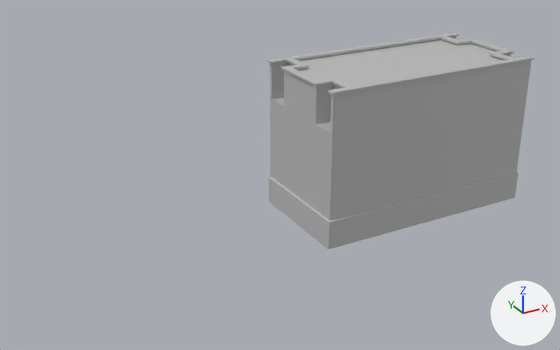
Before and after pictures for a commit that changed the FBX model Assets/Files/Models/Buildings/Rural Buildings/RuralBuilding_02.fbx.
Before and after are seen from a 50 mm camera at (-30.0, -38.6, 21.1) aimed at (-8.8, 0.1, 1.8). Lighting does not change. The marker at lower right points along +X, +Y and +Z. Where no turn or scale is listed for an object, it has been applied to the vertices.

Names of what the first picture shows: 'RuralBuilding_02_GEO'.
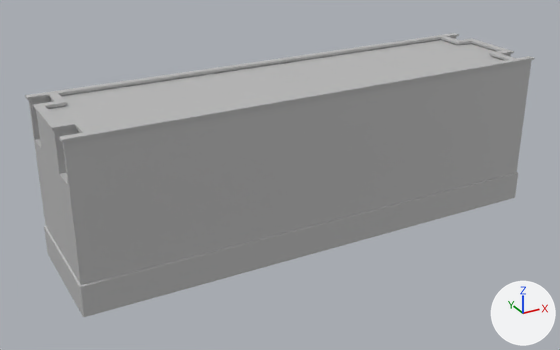
The newer file is also turned or shifted as a whole; pictures and numbers use the older file's frame.

Where the change shows, as pixel boxes [x1, y1, x2, y2] in the pictures (560 x 350 px; the box of a moved part takes in the faces that stretch with it):
'RuralBuilding_02_GEO', reshaped (90% wider, 31% taller)
    before: [267, 33, 534, 249]
    after: [25, 33, 534, 317]
part 1 of me_mesh, moved or reshaped
    before: [267, 56, 346, 249]
    after: [25, 56, 346, 317]

Patch to the scene script:
```diff
--- a/Assets/Files/Models/Buildings/Rural Buildings/RuralBuilding_02.fbx.py
+++ b/Assets/Files/Models/Buildings/Rural Buildings/RuralBuilding_02.fbx.py
@@ me_mesh @@
 me_mesh.from_pydata(...)  # 268 vertices, 253 faces; spans x -7.6..7.6, y -3.9..3.9, z -1.9..8.0
 # used by ob_ruralbuilding_02_geo; location = (0.0, 0.0, 0.0)
+# me_mesh part 1: all 118 vertices in x -7.6..-6.0, y -3.9..3.9, z -1.9..8.0 are moved by (-15.0, 0.0, 0.0)
 me_mesh.materials.append(mat_lambert1)
```
